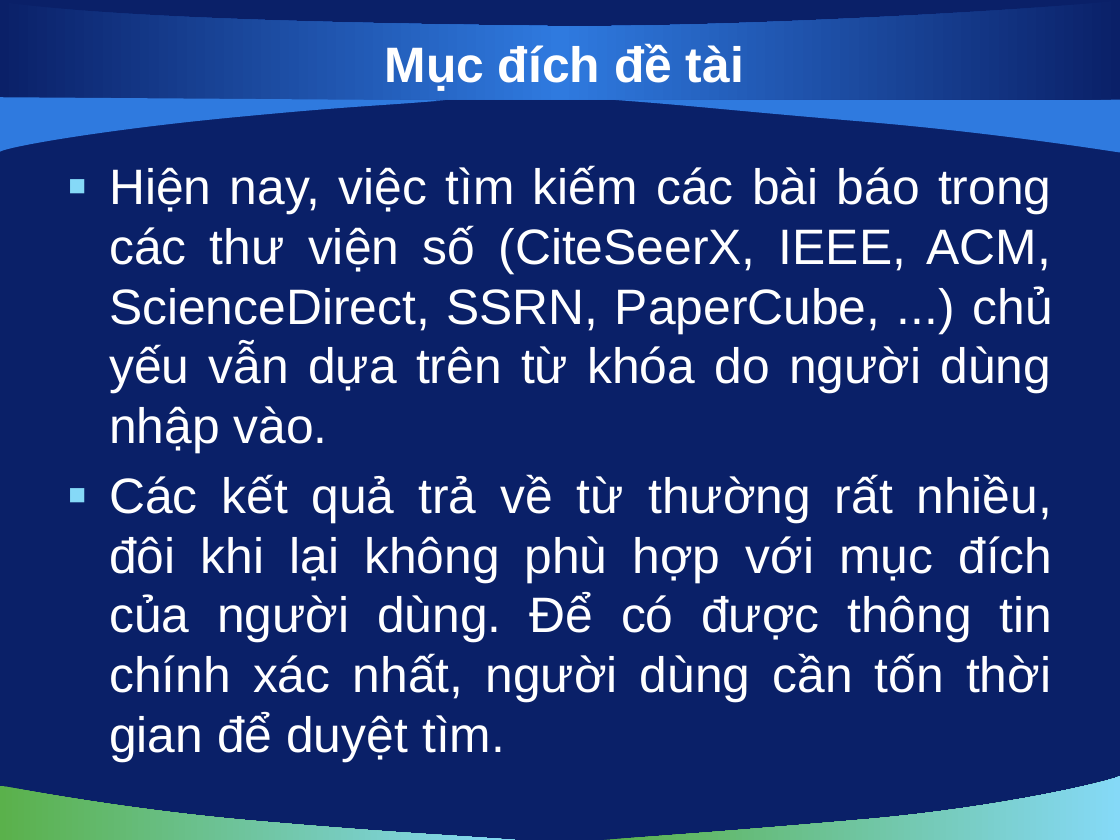
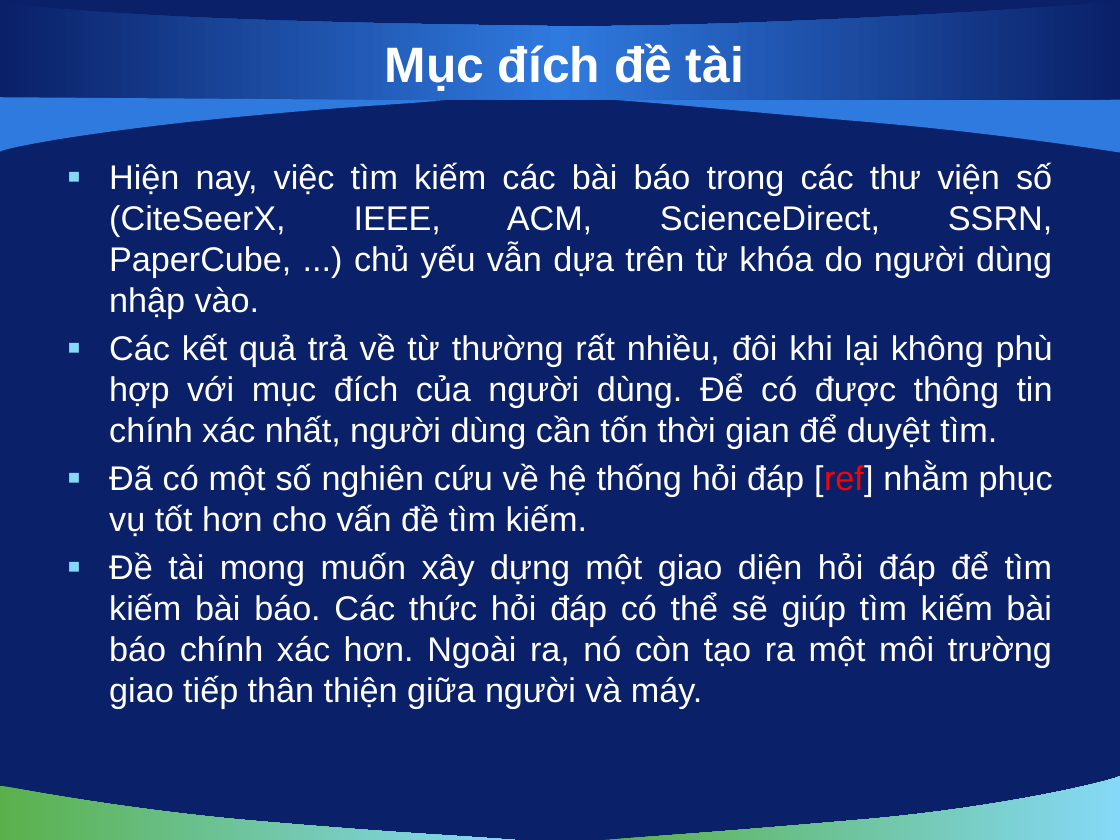
Before and after one commit to hungntit/filnalproject, a slide deck: slide 3 of De Cuong/bao cao luan van/slide 0.2.pptx. Drawn at 1120x840 pixels with LibreOffice and Linux fonts; fonts in the diff are those of the drawing; background and template pictures are left out. Boxes give left, top, right and bottom in pixels: in the first picture for what was removed or moved away, otherwise in the second. Text is boxed around its words. In the diff, an @@ line names an element or a change of style, - is before the commit and + after.

```diff
--- a/De Cuong/bao cao luan van/slide 0.2.pptx
+++ b/De Cuong/bao cao luan van/slide 0.2.pptx
@@ text at [109, 162, 1053, 448]: size 32 to 22 pt in "Hiện nay, việc tìm kiếm các bài ...", "Các kết quả trả về từ thường ..."; less space between paragraphs @@
@@ text at [109, 462, 1053, 708]: paragraphs added @@
+▪ Đã có một số nghiên cứu về hệ thống hỏi đáp [ref] nhằm phục vụ tốt hơn cho vấn đề tìm kiếm.
+▪ Đề tài mong muốn xây dựng một giao diện hỏi đáp để tìm kiếm bài báo. Các thức hỏi đáp có thể sẽ giúp tìm kiếm bài báo chính xác hơn. Ngoài ra, nó còn tạo ra một môi trường giao tiếp thân thiện giữa người và máy.
```
Also in this commit, not shown: 5 other slides changed, 4 slides added, 5 slides removed, 1 other file.
